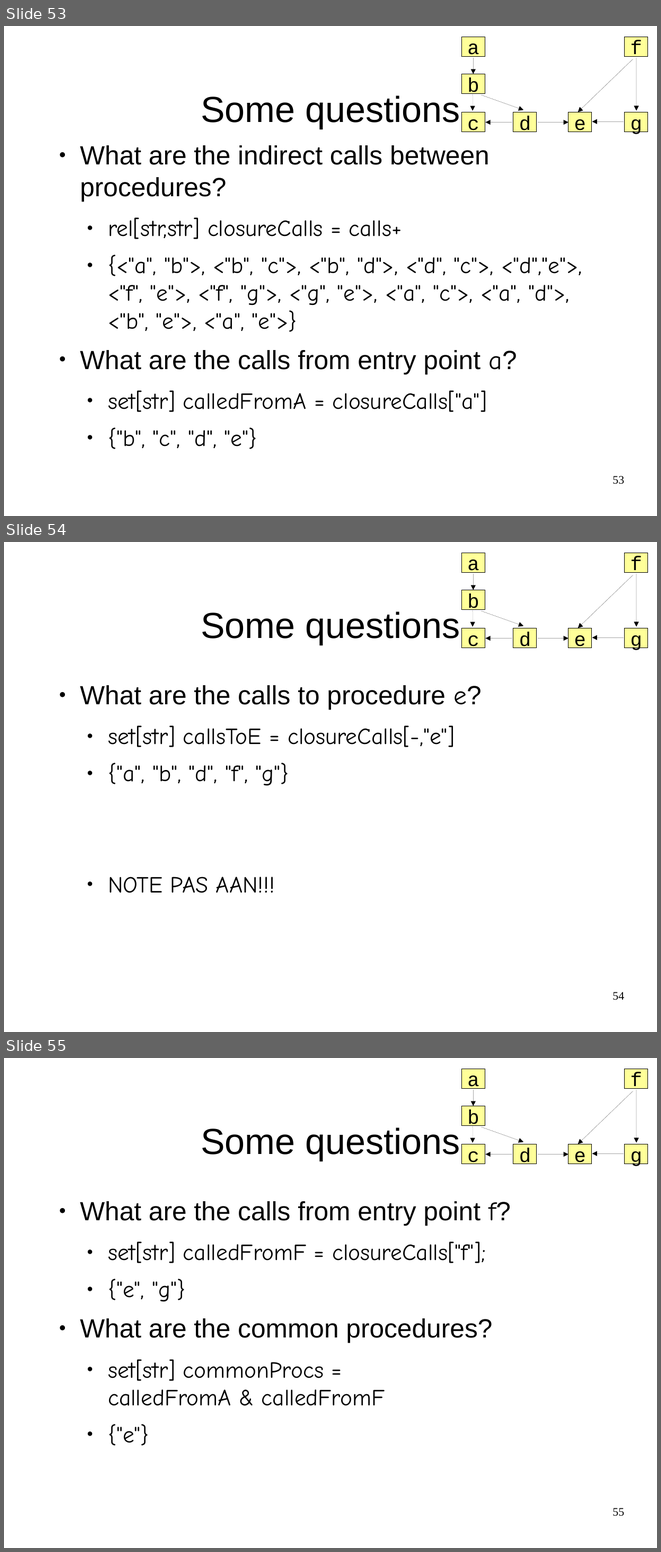
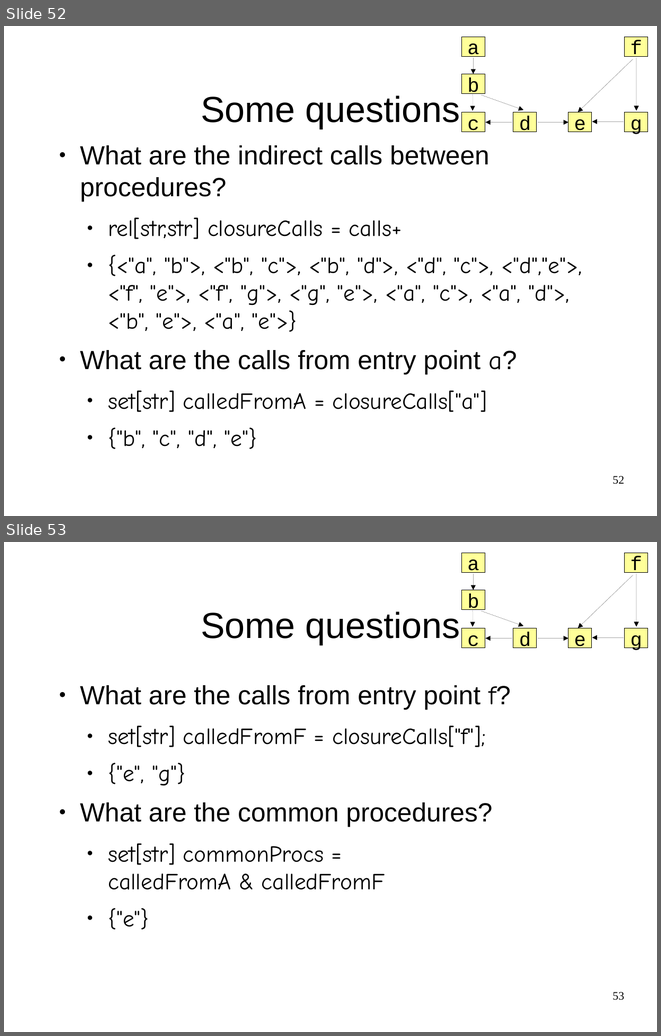
Before and after one commit to cwi-swat/meta-environment, a slide deck: meta-doc/analysis/rascal-slides/rascal-slides.odp. Shown one above the other, each under a label of ours: slides 53, 54 and 55 before the commit, slides 52 and 53 after it. The pictures are 661x1552 and 661x1036 pixels, drawn with LibreOffice and Linux fonts; fonts in the diff are those of the drawing; background and template pictures are left out. Boxes give left, top, right and bottom in pixels: in the first picture for what was removed or moved away, otherwise in the second. Text is boxed around its words. In the diff, an @@ line names an element or a change of style, - is before the commit and + after.

```diff
--- a/meta-doc/analysis/rascal-slides/rascal-slides.odp
+++ b/meta-doc/analysis/rascal-slides/rascal-slides.odp
@@ slide 54 removed at box(4, 542, 657, 1032), background #FFFFFF @@
@@ group removed at box(462, 553, 647, 648): 8 arrows, 7 rectangles @@
-a
-b
-f
-c
-d
-e
-g
@@ title removed at box(201, 611, 460, 644) @@
-Some questions
@@ text removed at box(80, 685, 482, 893) @@
-● What are the calls to procedure e?
-  ● set[str] callsToE = closureCalls[-,"e"]
-  ● {"a", "b", "d", "f", "g"}
-  ● NOTE PAS AAN!!!
@@ page number removed at box(612, 991, 624, 1000) @@
-54
@@ what was slide 53 is now slide 52 @@
@@ page number at box(612, 475, 624, 484): text changed @@
-53
+52
@@ what was slide 55 is now slide 53 @@
@@ page number at box(612, 991, 624, 1000): text changed @@
-55
+53
```
Also in this commit, not shown: 8 slides changed, 2 slides added, 2 other slides removed.
